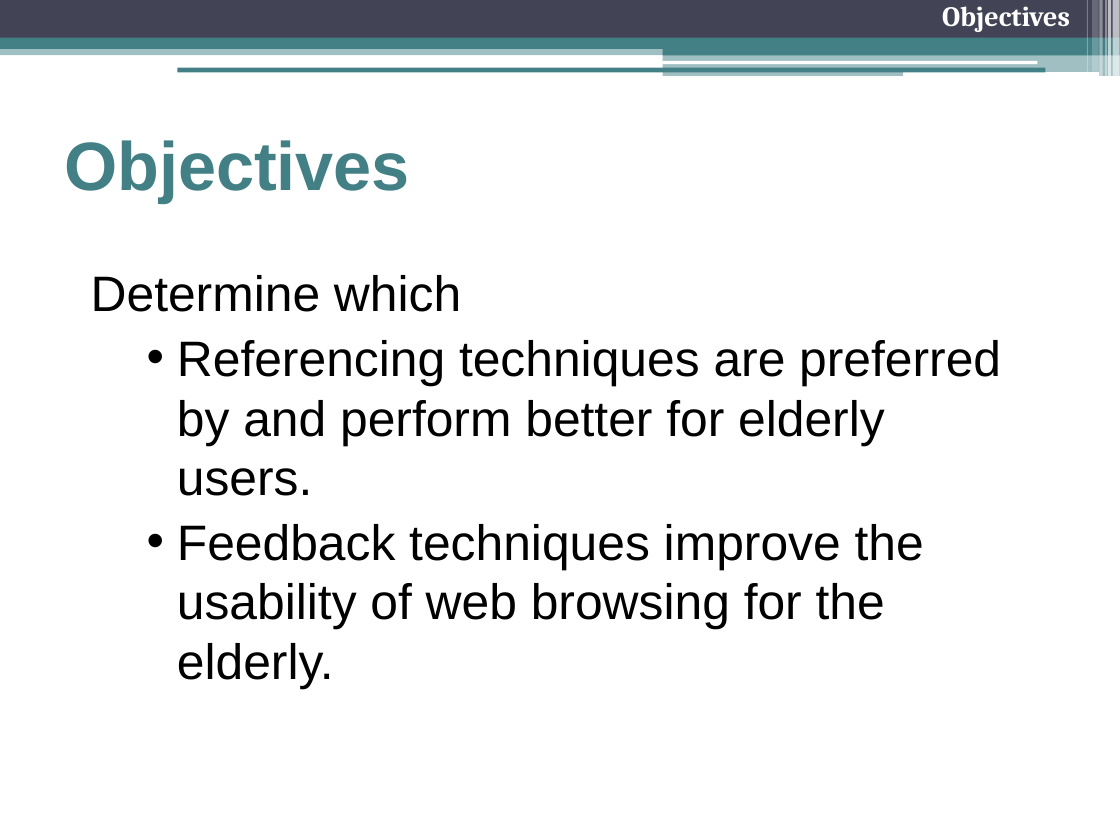
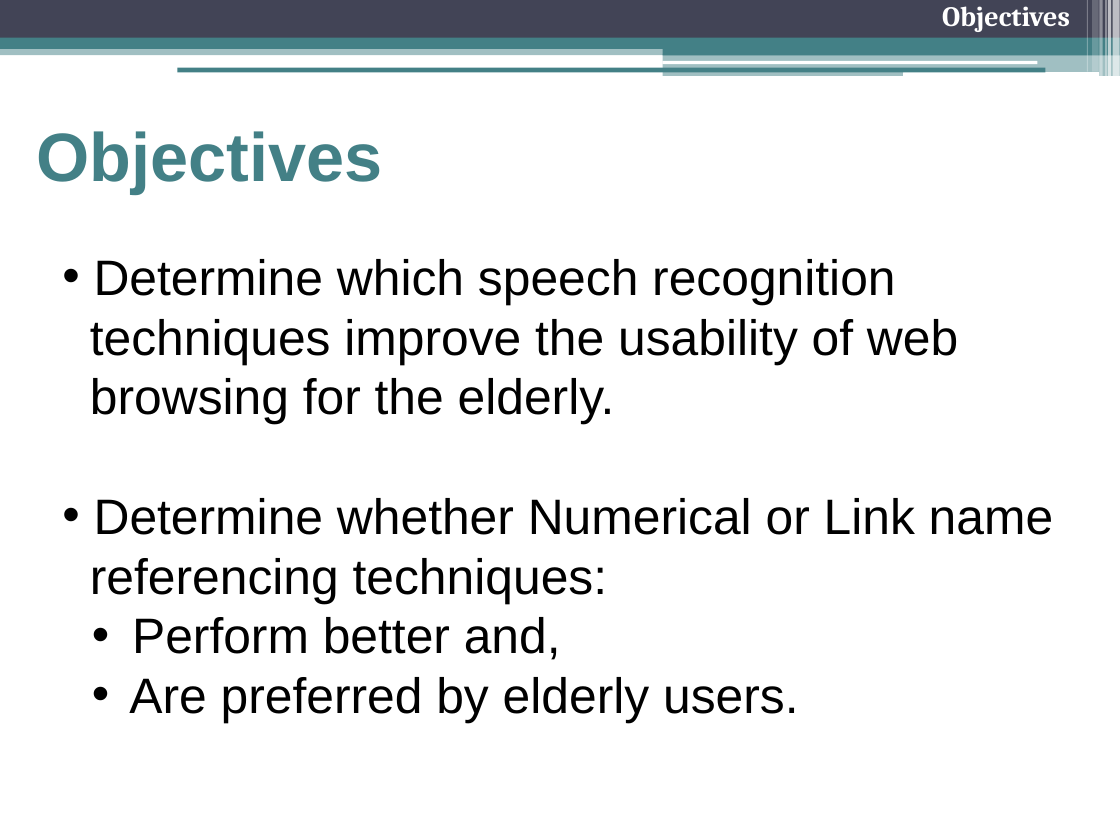
Before and after one commit to freecole/Lab-project, a slide deck: slide 6 of Presentation/2 Nov/Final Presentation.pptx (slide 5 before the commit). Drawn at 1120x840 pixels with LibreOffice and Linux fonts; fonts in the diff are those of the drawing. Boxes give left, top, right and bottom in pixels: in the first picture for what was removed or moved away, otherwise in the second. Text is boxed around its words. In the diff, an @@ line names an element or a change of style, - is before the commit and + after.

Commit message:
changes to presentation

```diff
--- a/Presentation/2 Nov/Final Presentation.pptx
+++ b/Presentation/2 Nov/Final Presentation.pptx
@@ title "Objectives": place and size @@
-title "Objectives" at <box>64,140,410,202</box>
+title "Objectives" at <box>37,131,383,193</box>
@@ text at <box>90,259,1054,723</box>: text changed @@
-  Determine which
-    • Referencing techniques are preferred by and perform better for elderly users.
-    • Feedback techniques improve the usability of web browsing for the elderly.
+• Determine which speech recognition
+techniques improve the usability of web
+browsing for the elderly.
+• Determine whether Numerical or Link name
+referencing techniques:
+  • Perform better and,
+  • Are preferred by elderly users.
```
Also in this commit, not shown: 22 other slides changed, 2 slides added, 1 slide removed.
